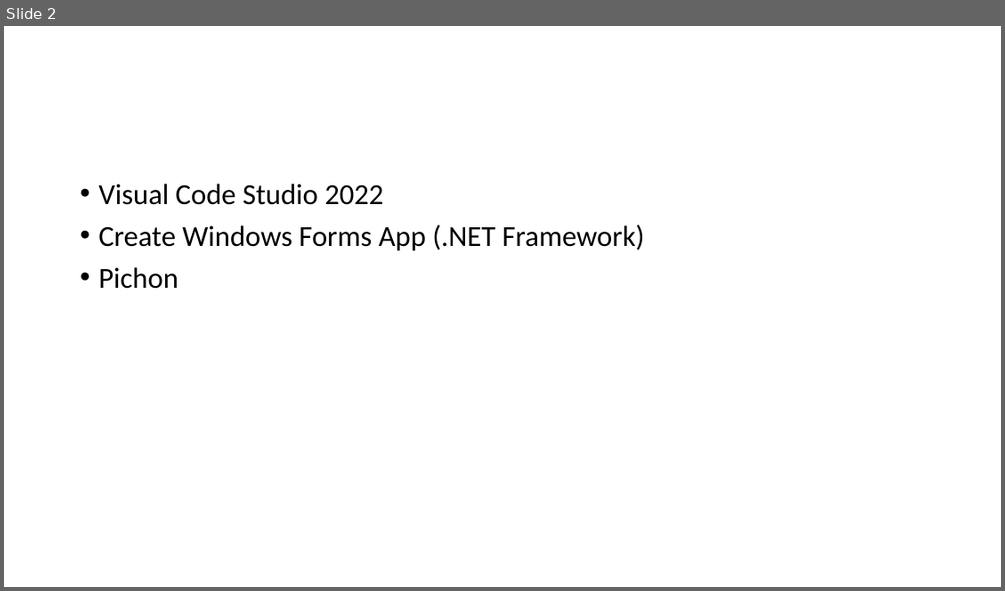
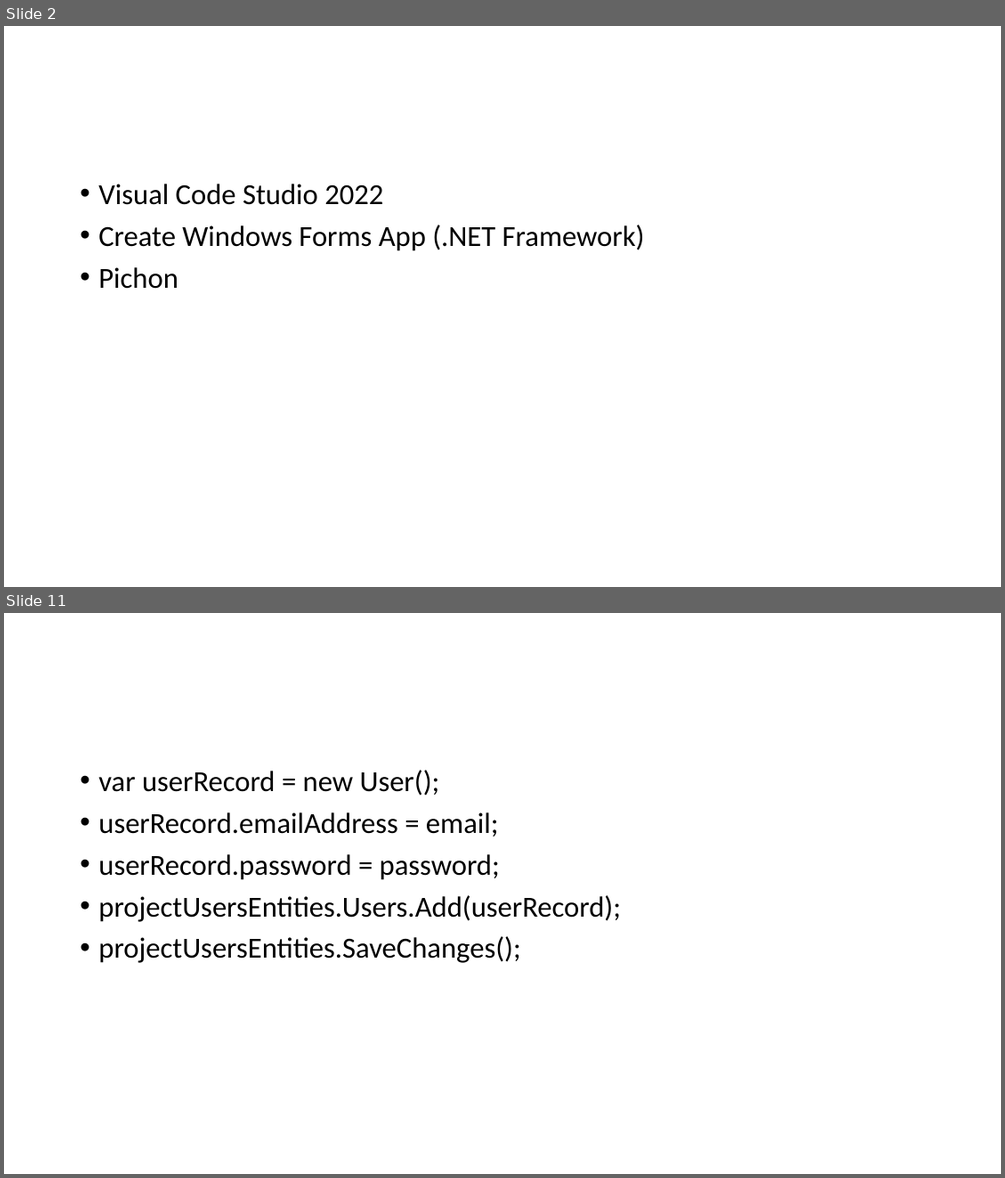
Before and after one commit to benicastro/internship-software-engineer, a slide deck: Serving Intel.pptx. Shown one above the other, each under a label of ours: slide 2 before the commit, slides 2 and 11 after it; the slides between them are not shown. The pictures are 1005x591 and 1005x1178 pixels, drawn with LibreOffice and Linux fonts; fonts in the diff are those of the drawing. Boxes give left, top, right and bottom in pixels: in the first picture for what was removed or moved away, otherwise in the second. Text is boxed around its words. In the diff, an @@ line names an element or a change of style, - is before the commit and + after.

Commit message:
Added tasks to the project

```diff
--- a/Serving Intel.pptx
+++ b/Serving Intel.pptx
@@ slide 11 added at bbox=[4, 613, 1001, 1174], background #FFFFFF @@
@@ text added at bbox=[98, 770, 621, 963], 28 pt, text #000000 @@
+• var userRecord = new User();
+• userRecord.emailAddress = email;
+• userRecord.password = password;
+• projectUsersEntities.Users.Add(userRecord);
+• projectUsersEntities.SaveChanges();
```
Also in this commit, not shown: 21 other slides added.
